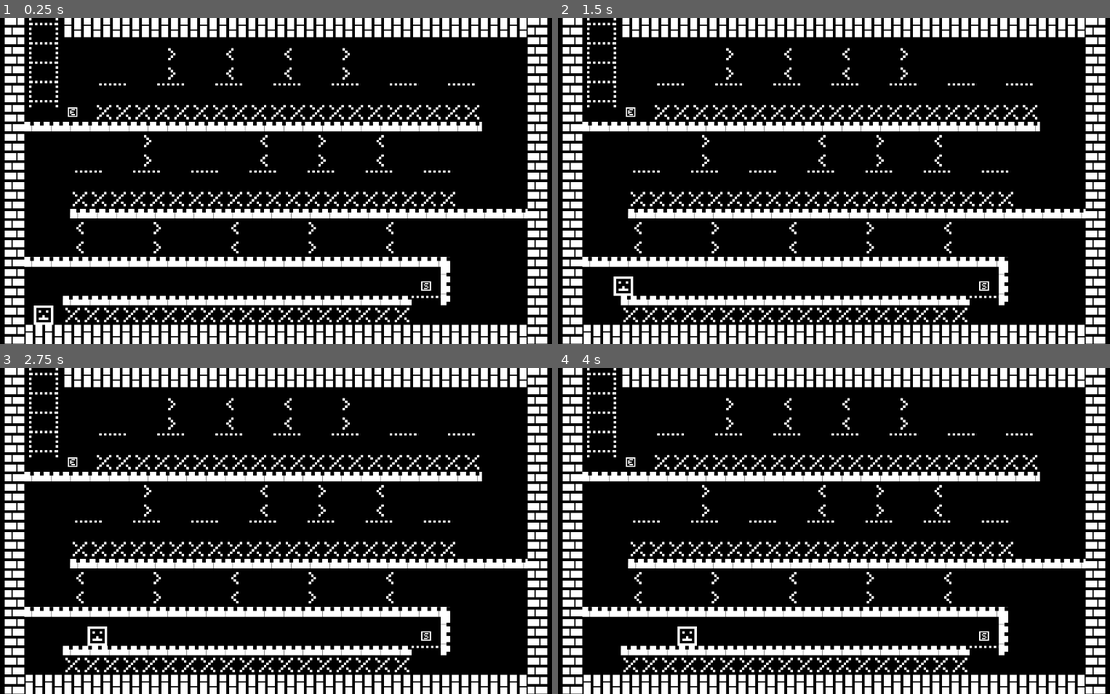
Above: before the commit, frames 1-4 (two rows, left to right).
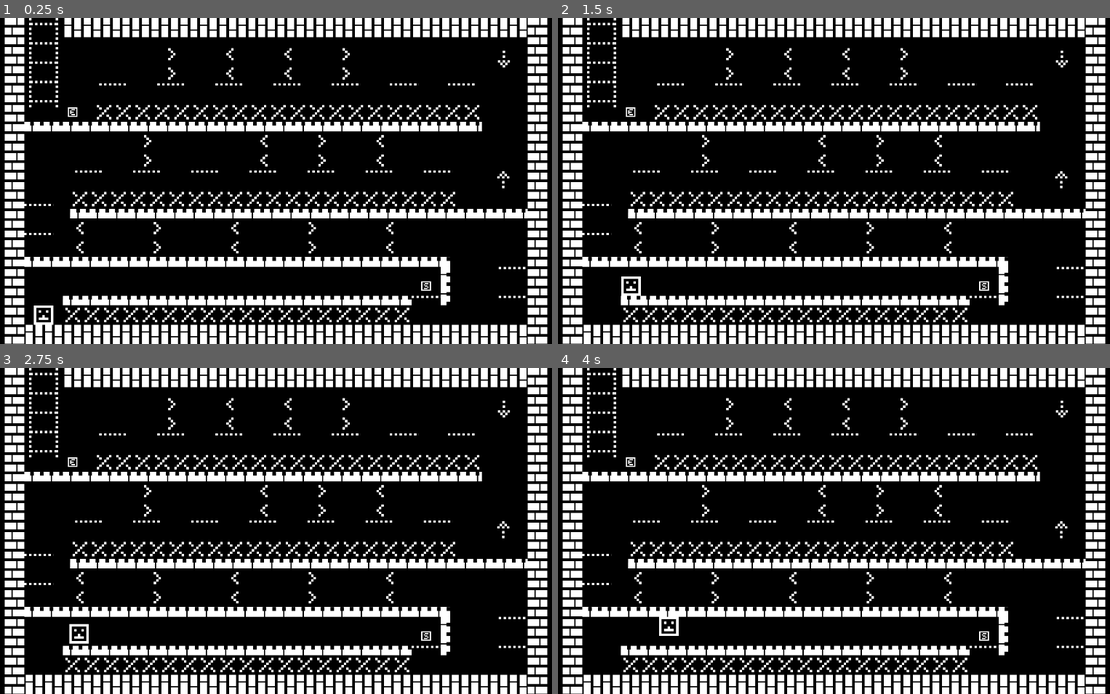
Above: after the commit, the same moments.

Repository: JasonTheKitten/1BitJam2024
Game: Godot game, scene res://levels/level_1.tscn
The game is run twice, just before and just after one commit, with the same random seed, the same clock (stepped at 60 frames per second) and the same inputs.
Inputs:
- Up to frame 1 (0.25 s): no input
- Up to frame 2 (1.5 s): tap Enter at 0.5 s; hold D (player_right) 0.53-1.28 s; hold Space (player_jump) 0.53-1.28 s; hold Left (player_left) from 1.28 s (still down); tap S (player_duck) at 1.35 s
- Up to frame 3 (2.75 s): tap Space (player_jump) at 1.52, 1.55, 1.82 s; release Left (player_left) at 2.03 s; hold D (player_right) from 2.03 s (still down); hold Space (player_jump) from 2.03 s (still down)
- Up to frame 4 (4 s): release Space (player_jump) at 2.78 s; tap S (player_duck) at 2.85 s; tap Space (player_jump) at 3.02, 3.05, 3.32 s; release D (player_right) at 3.53 s; hold Left (player_left) from 3.53 s (still down); hold Space (player_jump) from 3.53 s (still down)

The runs differ from the first frame. In frame 1, 0.7% of the frame differs, in the area x 4-96%, y 10-89%; in frame 2, 0.8%; in frame 3, 0.9%; in frame 4, 0.9%.

Commit message:
Spike pits and cool stuff

Diff:
--- a/entities/platform.gd
+++ b/entities/platform.gd
@@ -1,7 +1,7 @@
 extends StaticBody2D
 
 
-func _physics_process(delta: float) -> void:
+func _physics_process(_delta: float) -> void:
 	if Input.is_action_pressed("player_duck"):
 		collision_layer &= ~2
 	else:
--- a/entities/player/Player.gd
+++ /dev/null
@@ -1,20 +0,0 @@
-class_name Player
-extends CharacterBody2D
-
-@export var _speed: float = 30
-@export var _jump_velocity: float = 30
-
-var gravity : float = ProjectSettings.get_setting("physics/2d/default_gravity")
-
-
-func _physics_process(delta: float) -> void:
-	velocity.x = Input.get_axis("player_left", "player_right") * _speed
-	if Input.is_action_just_pressed("player_jump"):
-		velocity.y = -_jump_velocity
-	else:
-		velocity.y += gravity
-	if velocity.y < 0:
-		collision_mask &= ~2
-	else:
-		collision_mask |= 2
-	move_and_slide()
--- a/entities/player/Player.tscn
+++ /dev/null
@@ -1,21 +0,0 @@
-[gd_scene load_steps=3 format=3 uid="uid://d0llr3edd2g6x"]
-
-[ext_resource type="Texture2D" uid="uid://blm6mqb5ka26j" path="res://assets/player.png" id="1_mbkyt"]
-[ext_resource type="Script" path="res://entities/player/Player.gd" id="1_wkrvx"]
-
-[node name="Player" type="Node2D"]
-
-[node name="CharacterBody2D" type="CharacterBody2D" parent="."]
-collision_mask = 3
-script = ExtResource("1_wkrvx")
-_speed = 300.0
-_jump_velocity = 350.0
-
-[node name="Sprite2D" type="Sprite2D" parent="CharacterBody2D"]
-texture = ExtResource("1_mbkyt")
-region_enabled = true
-region_rect = Rect2(0, 0, 64, 64)
-
-[node name="CollisionPolygon2D" type="CollisionPolygon2D" parent="CharacterBody2D"]
-scale = Vector2(0.99, 0.99)
-polygon = PackedVector2Array(32, 32, -32, 32, -32, -32, 32, -32)
--- /dev/null
+++ b/entities/player/player.gd
@@ -0,0 +1,41 @@
+class_name Player
+extends CharacterBody2D
+
+@export var _speed: float = 30
+@export var _jump_velocity : float = 30
+
+var _gravity : float = ProjectSettings.get_setting("physics/2d/default_gravity")
+var _had_zero_frame : bool = false
+var _has_safe_frames : bool = true
+var _speed_multiplier : float = 1
+
+
+func _physics_process(_delta: float) -> void:
+	if _has_safe_frames:
+		_has_safe_frames = (
+			!Input.get_axis("player_left", "player_right") == 0
+			||Input.is_action_pressed("player_jump"))
+		return
+
+	velocity.x = Input.get_axis("player_left", "player_right") * _speed * _speed_multiplier
+	if Input.is_action_pressed("player_jump") && velocity.y == 0 && _had_zero_frame:
+		_had_zero_frame = false
+		velocity.y = -_jump_velocity
+	else:
+		_had_zero_frame = velocity.y == 0
+		velocity.y += _gravity
+	if velocity.y < 0:
+		collision_mask &= ~2
+	else:
+		collision_mask |= 2
+	move_and_slide()
+
+
+func tpfreeze() -> void:
+	_speed_multiplier = 1
+	velocity = Vector2(0, 0)
+	_has_safe_frames = true
+
+
+func set_speed_multiplier(speed_multiplier: float) -> void:
+	_speed_multiplier = speed_multiplier
--- /dev/null
+++ b/entities/player/player.tscn
@@ -0,0 +1,20 @@
+[gd_scene load_steps=3 format=3 uid="uid://qo4nyl0xcy4o"]
+
+[ext_resource type="Texture2D" uid="uid://blm6mqb5ka26j" path="res://assets/player.png" id="1_mbkyt"]
+[ext_resource type="Script" path="res://entities/player/player.gd" id="1_wkrvx"]
+
+[node name="CharacterBody2D" type="CharacterBody2D"]
+collision_layer = 5
+collision_mask = 3
+script = ExtResource("1_wkrvx")
+_speed = 300.0
+_jump_velocity = 450.0
+
+[node name="Sprite2D" type="Sprite2D" parent="."]
+texture = ExtResource("1_mbkyt")
+region_enabled = true
+region_rect = Rect2(0, 0, 64, 64)
+
+[node name="CollisionPolygon2D" type="CollisionPolygon2D" parent="."]
+scale = Vector2(0.99, 0.99)
+polygon = PackedVector2Array(32, 32, -32, 32, -32, -32, 32, -32)
--- /dev/null
+++ b/entities/spawner.gd
@@ -0,0 +1,14 @@
+class_name PlayerSpawner
+extends Marker2D
+
+@export var _player_scene: PackedScene
+var _current_player: CharacterBody2D
+
+func _ready() -> void:
+	_current_player = _player_scene.instantiate()
+	get_parent().add_child.call_deferred(_current_player)
+	call_deferred("respawn")
+
+func respawn() -> void:
+	_current_player.position = position
+	_current_player.tpfreeze()
--- /dev/null
+++ b/entities/spike_pit.gd
@@ -0,0 +1,12 @@
+class_name SpikePit
+extends Area2D
+
+signal spike_hit
+
+
+func _ready() -> void:
+	body_entered.connect(_emit_spike_hit)
+
+
+func _emit_spike_hit(_body: PhysicsBody2D) -> void:
+	spike_hit.emit()
--- /dev/null
+++ b/levels/level_1.gd
@@ -0,0 +1,11 @@
+extends Node2D
+
+@export var _spawner: PlayerSpawner
+@export var _spike_pits: Array[SpikePit]
+
+func _ready() -> void:
+	for spike_pit: SpikePit in _spike_pits:
+		spike_pit.spike_hit.connect(_handle_player_death)
+
+func _handle_player_death() -> void:
+	_spawner.respawn()
--- a/levels/level_1.tscn
+++ b/levels/level_1.tscn
@@ -1,17 +1,24 @@
-[gd_scene load_steps=11 format=3 uid="uid://dnysef7ukcbog"]
+[gd_scene load_steps=15 format=3 uid="uid://dnysef7ukcbog"]
 
 [ext_resource type="Texture2D" uid="uid://gnnbl0qwgj04" path="res://assets/tower_outer_wall.png" id="1_6y2o4"]
+[ext_resource type="Texture2D" uid="uid://c1bd6nqube74v" path="res://assets/gravity_arrow.png" id="1_18n86"]
 [ext_resource type="Texture2D" uid="uid://cp7lt5qxt6mid" path="res://assets/ladder.png" id="1_b13ym"]
 [ext_resource type="Texture2D" uid="uid://dlce452qw0qe8" path="res://assets/press_e.png" id="1_iufpy"]
+[ext_resource type="Script" path="res://levels/level_1.gd" id="1_uufqg"]
 [ext_resource type="Texture2D" uid="uid://dpo1wnmh36tsj" path="res://assets/deadly_spike_pit.png" id="2_e2n53"]
-[ext_resource type="PackedScene" uid="uid://d0llr3edd2g6x" path="res://entities/player/Player.tscn" id="2_p8eo7"]
+[ext_resource type="PackedScene" uid="uid://qo4nyl0xcy4o" path="res://entities/player/player.tscn" id="2_p8eo7"]
 [ext_resource type="Texture2D" uid="uid://cn33jtj0noabp" path="res://assets/tower_inner_wall.png" id="3_jv8n0"]
 [ext_resource type="Texture2D" uid="uid://ce3h6sjgq532s" path="res://assets/platform.png" id="4_tdjd3"]
 [ext_resource type="Texture2D" uid="uid://5tiflkt7eoch" path="res://assets/reverso.png" id="5_xjhd8"]
 [ext_resource type="Script" path="res://entities/platform.gd" id="7_gh2au"]
 [ext_resource type="Texture2D" uid="uid://cv2ahchkvf8m" path="res://assets/press_s.png" id="8_gl1xj"]
-
-[node name="Node2D" type="Node2D"]
+[ext_resource type="Script" path="res://entities/spike_pit.gd" id="11_hpd7a"]
+[ext_resource type="Script" path="res://entities/spawner.gd" id="12_mpw0l"]
+
+[node name="Node2D" type="Node2D" node_paths=PackedStringArray("_spawner", "_spike_pits")]
+script = ExtResource("1_uufqg")
+_spawner = NodePath("Marker2D")
+_spike_pits = [NodePath("SpikeTest/SpikeTestSpikes"), NodePath("HarderTest/HarderTestSpikes"), NodePath("Demo/DemoSpikes")]
 
 [node name="Camera2D" type="Camera2D" parent="."]
 limit_left = 0
@@ -19,10 +26,85 @@
 limit_right = 1920
 limit_bottom = 1080
 
+[node name="Sprite2D" type="Sprite2D" parent="."]
+position = Vector2(1712, 136)
+texture = ExtResource("1_18n86")
+
+[node name="Sprite2D2" type="Sprite2D" parent="."]
+position = Vector2(1712, 536)
+rotation = 3.14159
+texture = ExtResource("1_18n86")
+
 [node name="PressE" type="Sprite2D" parent="."]
 position = Vector2(288, 312)
 texture = ExtResource("1_iufpy")
 
+[node name="TransitionPlatforms" type="Node2D" parent="."]
+
+[node name="Platform1" type="StaticBody2D" parent="TransitionPlatforms"]
+position = Vector2(1744, 924)
+collision_layer = 2
+collision_mask = 0
+script = ExtResource("7_gh2au")
+
+[node name="Sprite2D" type="Sprite2D" parent="TransitionPlatforms/Platform1"]
+texture_repeat = 2
+texture = ExtResource("4_tdjd3")
+region_enabled = true
+region_rect = Rect2(0, 0, 96, 8)
+
+[node name="CollisionPolygon2D" type="CollisionPolygon2D" parent="TransitionPlatforms/Platform1"]
+scale = Vector2(1.5, 1)
+polygon = PackedVector2Array(32, 4, -32, 4, -32, -4, 32, -4)
+
+[node name="Platform2" type="StaticBody2D" parent="TransitionPlatforms"]
+position = Vector2(1744, 828)
+collision_layer = 2
+collision_mask = 0
+script = ExtResource("7_gh2au")
+
+[node name="Sprite2D" type="Sprite2D" parent="TransitionPlatforms/Platform2"]
+texture_repeat = 2
+texture = ExtResource("4_tdjd3")
+region_enabled = true
+region_rect = Rect2(0, 0, 96, 8)
+
+[node name="CollisionPolygon2D" type="CollisionPolygon2D" parent="TransitionPlatforms/Platform2"]
+scale = Vector2(1.5, 1)
+polygon = PackedVector2Array(32, 4, -32, 4, -32, -4, 32, -4)
+
+[node name="Platform3" type="StaticBody2D" parent="TransitionPlatforms"]
+position = Vector2(176, 716)
+collision_layer = 2
+collision_mask = 0
+script = ExtResource("7_gh2au")
+
+[node name="Sprite2D" type="Sprite2D" parent="TransitionPlatforms/Platform3"]
+texture_repeat = 2
+texture = ExtResource("4_tdjd3")
+region_enabled = true
+region_rect = Rect2(0, 0, 96, 8)
+
+[node name="CollisionPolygon2D" type="CollisionPolygon2D" parent="TransitionPlatforms/Platform3"]
+scale = Vector2(1.5, 1)
+polygon = PackedVector2Array(32, 4, -32, 4, -32, -4, 32, -4)
+
+[node name="Platform4" type="StaticBody2D" parent="TransitionPlatforms"]
+position = Vector2(176, 620)
+collision_layer = 2
+collision_mask = 0
+script = ExtResource("7_gh2au")
+
+[node name="Sprite2D" type="Sprite2D" parent="TransitionPlatforms/Platform4"]
+texture_repeat = 2
+texture = ExtResource("4_tdjd3")
+region_enabled = true
+region_rect = Rect2(0, 0, 96, 8)
+
+[node name="CollisionPolygon2D" type="CollisionPolygon2D" parent="TransitionPlatforms/Platform4"]
+scale = Vector2(1.5, 1)
+polygon = PackedVector2Array(32, 4, -32, 4, -32, -4, 32, -4)
+
 [node name="Ladder" type="StaticBody2D" parent="."]
 position = Vector2(192, 160)
 
@@ -266,16 +348,20 @@
 scale = Vector2(1.5, 1)
 polygon = PackedVector2Array(32, 4, -32, 4, -32, -4, 32, -4)
 
-[node name="HarderTestSpikes" type="StaticBody2D" parent="HarderTest"]
+[node name="HarderTestSpikes" type="Area2D" parent="HarderTest"]
+collision_layer = 4
+collision_mask = 4
+script = ExtResource("11_hpd7a")
+
+[node name="Sprite2D" type="Sprite2D" parent="HarderTest/HarderTestSpikes"]
+texture_repeat = 2
 position = Vector2(920, 600)
-
-[node name="Sprite2D" type="Sprite2D" parent="HarderTest/HarderTestSpikes"]
-texture_repeat = 2
 texture = ExtResource("2_e2n53")
 region_enabled = true
 region_rect = Rect2(0, 0, 1280, 64)
 
 [node name="CollisionPolygon2D" type="CollisionPolygon2D" parent="HarderTest/HarderTestSpikes"]
+position = Vector2(920, 600)
 scale = Vector2(20, 1)
 polygon = PackedVector2Array(32, 32, -32, 32, -32, -32, 32, -32)
 
@@ -469,21 +555,26 @@
 scale = Vector2(1.5, 1)
 polygon = PackedVector2Array(32, 4, -32, 4, -32, -4, 32, -4)
 
-[node name="SpikeTestSpikes" type="StaticBody2D" parent="SpikeTest"]
+[node name="SpikeTestSpikes" type="Area2D" parent="SpikeTest"]
+collision_layer = 0
+collision_mask = 4
+script = ExtResource("11_hpd7a")
+
+[node name="Sprite2D" type="Sprite2D" parent="SpikeTest/SpikeTestSpikes"]
+texture_repeat = 2
 position = Vector2(920, 600)
-
-[node name="Sprite2D" type="Sprite2D" parent="SpikeTest/SpikeTestSpikes"]
-texture_repeat = 2
 texture = ExtResource("2_e2n53")
 region_enabled = true
 region_rect = Rect2(0, 0, 1280, 64)
 
 [node name="CollisionPolygon2D" type="CollisionPolygon2D" parent="SpikeTest/SpikeTestSpikes"]
+position = Vector2(920, 600)
 scale = Vector2(20, 1)
 polygon = PackedVector2Array(32, 32, -32, 32, -32, -32, 32, -32)
 
 [node name="SpikeTestFloor" type="StaticBody2D" parent="SpikeTest"]
 position = Vector2(1036, 648)
+collision_mask = 0
 
 [node name="Sprite2D" type="Sprite2D" parent="SpikeTest/SpikeTestFloor"]
 texture_repeat = 2
@@ -497,16 +588,20 @@
 
 [node name="Demo" type="Node2D" parent="."]
 
-[node name="DemoSpikes" type="StaticBody2D" parent="Demo"]
+[node name="DemoSpikes" type="Area2D" parent="Demo"]
+collision_layer = 4
+collision_mask = 4
+script = ExtResource("11_hpd7a")
+
+[node name="Sprite2D" type="Sprite2D" parent="Demo/DemoSpikes"]
+texture_repeat = 2
 position = Vector2(832, 984)
-
-[node name="Sprite2D" type="Sprite2D" parent="Demo/DemoSpikes"]
-texture_repeat = 2
 texture = ExtResource("2_e2n53")
 region_enabled = true
 region_rect = Rect2(0, 0, 1152, 64)
 
 [node name="CollisionPolygon2D" type="CollisionPolygon2D" parent="Demo/DemoSpikes"]
+position = Vector2(832, 984)
 scale = Vector2(18, 1)
 polygon = PackedVector2Array(32, 32, -32, 32, -32, -32, 32, -32)
 
@@ -548,7 +643,7 @@
 
 [node name="CollisionPolygon2D" type="CollisionPolygon2D" parent="Demo/DemoWall2"]
 scale = Vector2(22, 0.5)
-polygon = PackedVector2Array(32, 32, -32, 32, -32, -32, 32, -32)
+polygon = PackedVector2Array(32, 32, -29.61, 32, -32, 32, -32, -32, 32, -32)
 
 [node name="DemoPlatform1" type="StaticBody2D" parent="Demo"]
 position = Vector2(1456, 924)
@@ -646,5 +741,7 @@
 scale = Vector2(1, 2)
 polygon = PackedVector2Array(32, 32, -32, 32, -32, -32, 32, -32)
 
-[node name="Player" parent="." instance=ExtResource("2_p8eo7")]
+[node name="Marker2D" type="Marker2D" parent="."]
 position = Vector2(192, 984)
+script = ExtResource("12_mpw0l")
+_player_scene = ExtResource("2_p8eo7")
--- a/project.godot
+++ b/project.godot
@@ -55,7 +55,7 @@
 
 [physics]
 
-2d/default_gravity=9.8
+2d/default_gravity=17.0
 
 [rendering]
 
Binary file added: assets/gravity_arrow.png
Not shown, added: assets/gravity_arrow.png.import
Binary file changed: assets/tower_inner_wall.png
